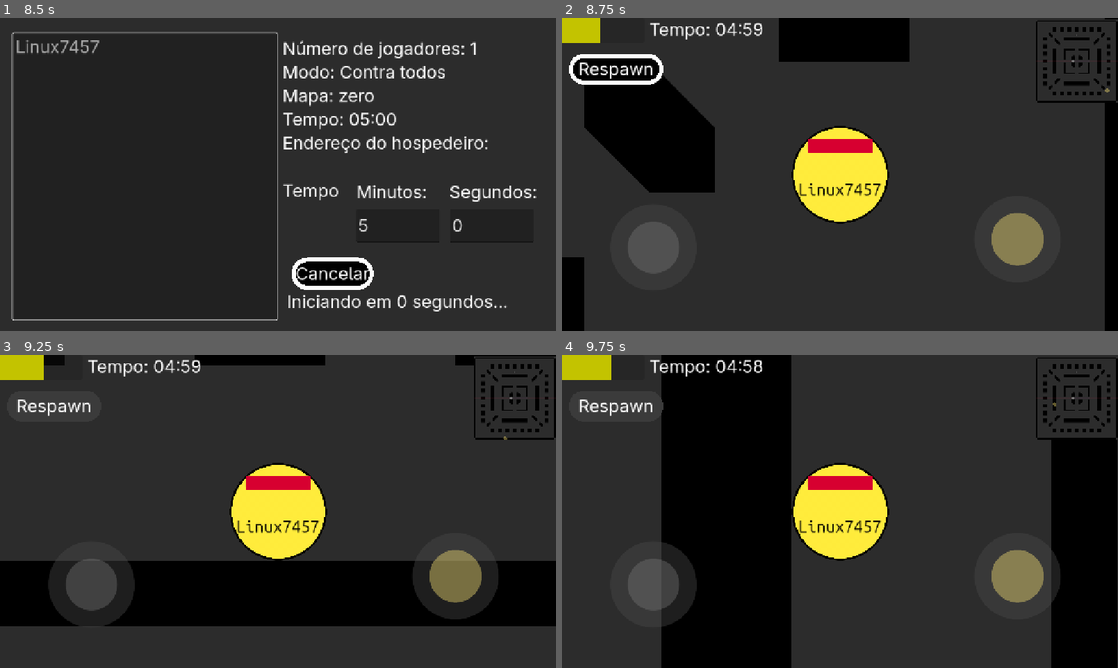
Above: before the commit, frames 1-4 (two rows, left to right).
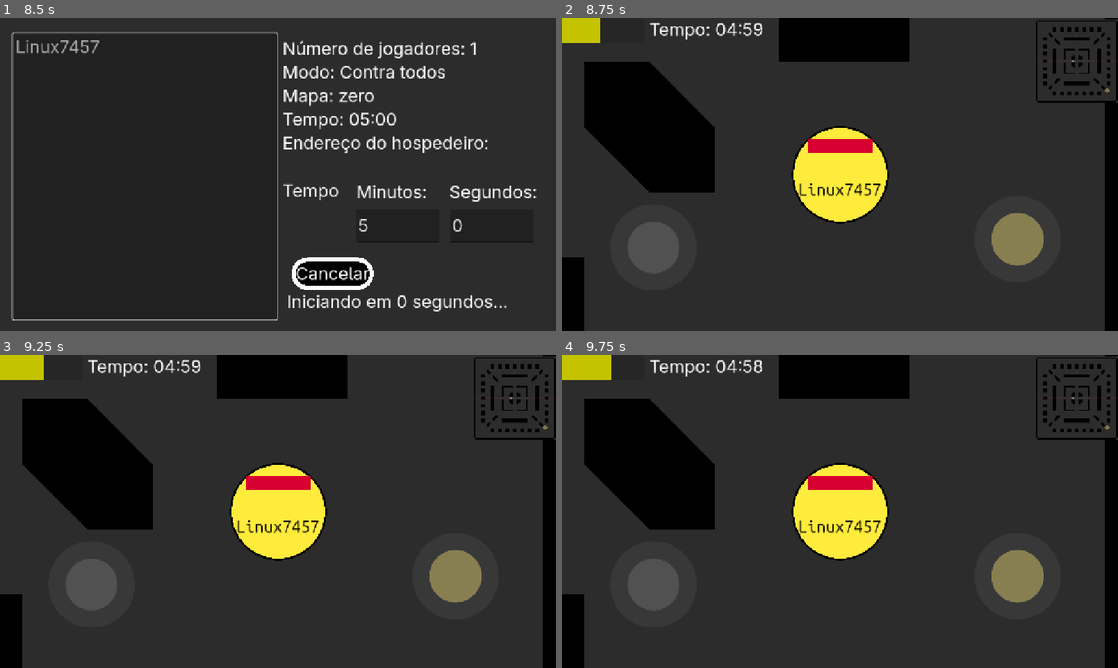
Above: after the commit, the same moments.

Repository: ruanv0/shots_circles
Game: Godot game, scene res://hub.tscn
The game is run twice, just before and just after one commit, with the same random seed, the same clock (stepped at 60 frames per second) and the same inputs.
Inputs (mouse positions are in pixels of both pictures, inside the frame that each line leads up to):
- Up to frame 1 (8.5 s): click (94, 293) at 0.52 s; type "12" at 0.6 s; click "Host" at 1.25 s; click "Iniciar" at 2 s; click "Cancelar" at 2.75 s; click "Iniciar" at 3.5 s; tap Enter at 4.25, 5.75, 7.25 s; move the mouse to (400, 158) at 4.27 s; click (400, 158) at 4.42 s; tap Space at 5, 6.5, 8 s; drag from (166, 190) to (250, 237) at 5.02 s; move the mouse to (333, 105) at 5.77 s; click (333, 105) at 5.92 s; drag from (250, 237) to (111, 127) at 6.52 s; move the mouse to (444, 221) at 7.27 s; click (444, 221) at 7.42 s; drag from (111, 127) to (194, 96) at 8.02 s
- Up to frame 2 (8.75 s): no input
- Up to frame 3 (9.25 s): click (55, 405) at 8.75 s, where only the run before the commit has a clickable "Respawn"
- Up to frame 4 (9.75 s): click (617, 405) at 9.5 s, where only the run before the commit has a clickable "Respawn"

Frame 1 is identical in both runs. In frame 2, 1.0% of the frame differs, in the area x 1-19%, y 11-22%; in frame 3, 30%; in frame 4, 35%, in the area x 0-100%, y 0-100%.
Error in both runs: Out of bounds get index '1' (on base: 'PackedStringArray') (res://hub.gd:19)

Commit message:
2025.07.03.0

Diff:
--- a/bala.gd
+++ b/bala.gd
@@ -50,7 +50,7 @@
 
 
 func _on_area_2d_body_entered(body) -> void:
-	if body.name == "TileMap":
+	if body.name == "TileMapLayer":
 		if rotation >= 0 and rotation <= PI / 2:
 			goto.x *= -1
 		elif rotation >= PI / 2 and rotation <= PI:
@@ -64,7 +64,7 @@
 
 
 func _on_area_2d_2_body_entered(body) -> void:
-	if body.name == "TileMap":
+	if body.name == "TileMapLayer":
 		if rotation >= 0 and rotation <= PI / 2:
 			goto.y *= -1
 		elif rotation >= PI / 2 and rotation <= PI:
--- a/character.gd
+++ b/character.gd
@@ -138,20 +138,20 @@
 			for i in $"../".kills:
 				$players_list.add_item(i[0])
 				$kills_list.add_item(str(i[1]))
-			$players_list.visible = 1
-			$kills_list.visible = 1
-			$fundo.visible = 1
-			$renascer.visible = 1
+			$players_list.visible = true
+			$kills_list.visible = true
+			$fundo.visible = true
+			$renascer.visible = true
 			$renascer/timer.start()
 			$camera.zoom = Vector2(0.5, 0.5)
-			$joystick_atirar.visible = 0
+			$joystick_atirar.visible = false
 			$joystick_andar.position = Vector2(-220, 694)
 			$joystick_andar.scale = Vector2(1.4, 1.4)
 		$collision_shape.set_deferred("disabled", 1)
-		$circulo.visible = 0
-		$arma.visible = 0
-		$saude.visible = 0
-		$name.visible = 0
+		$circulo.visible = false
+		$arma.visible = false
+		$saude.visible = false
+		$name.visible = false
 
 
 @rpc("call_local")
@@ -165,22 +165,22 @@
 func terminar() -> void:
 	$collision_shape.set_deferred("disabled", 1)
 	if is_multiplayer_authority():
-		$players_list.visible = 1
-		$kills_list.visible = 1
+		$players_list.visible = true
+		$kills_list.visible = true
 		$players_list.clear()
 		$kills_list.clear()
 		$"..".sort_kills()
 		for i in $"..".kills:
 			$players_list.add_item(i[0])
 			$kills_list.add_item(str(i[1]))
-		$fundo.visible = 1
+		$fundo.visible = true
 		$camera.zoom = Vector2(0.5, 0.5)
-		$joystick_atirar.visible = 0
+		$joystick_atirar.visible = false
 		$joystick_andar.position = Vector2(-220, 694)
 		$joystick_andar.scale = Vector2(1.4, 1.4)
-		$terminando.visible = 1
+		$terminando.visible = true
 		$terminando/finish_timer.start()
-		$tempo.visible = 0
+		$tempo.visible = false
 		$mapa.visible = false
 		$Button.visible = false
 
@@ -203,8 +203,3 @@
 	# O host tem id 1
 	if multiplayer.get_unique_id() == 1:
 		terminar_.rpc()
-
-
-func _on_button_pressed() -> void:
-	global_position = $"..".spawn_point()
-	print(global_position)
--- a/character.tscn
+++ b/character.tscn
@@ -68,15 +68,6 @@
 metadata/cor = 0
 metadata/user_name = ""
 
-[node name="Button" type="Button" parent="."]
-visible = false
-offset_left = 15.0
-offset_top = 81.0
-offset_right = 233.0
-offset_bottom = 150.0
-theme = ExtResource("10_jb3kq")
-text = "Respawn"
-
 [node name="circulo" type="Sprite2D" parent="."]
 position = Vector2(640, 360)
 scale = Vector2(0.25, 0.25)
@@ -221,7 +212,6 @@
 scale = Vector2(0.1, 0.1)
 texture = ExtResource("12_bwfjh")
 
-[connection signal="pressed" from="Button" to="." method="_on_button_pressed"]
 [connection signal="timeout" from="timer0" to="." method="_on_timer_0_timeout"]
 [connection signal="timeout" from="renascer/timer" to="renascer" method="_on_timer_timeout"]
 [connection signal="timeout" from="terminando/finish_timer" to="." method="_on_finish_timer_timeout"]
--- a/zero.tscn
+++ b/zero.tscn
@@ -36,7 +36,11 @@
 	for point_index in range(0, len(spawnpoints_used), 1):
 		if spawnpoints_used[point_index] == false:
 			not_used_spawn_indexes.append(point_index)
-	var spawn_index = not_used_spawn_indexes.pick_random()
+	var spawn_index: int
+	if len(spawnpoints_used) > 0:
+		spawn_index = not_used_spawn_indexes.pick_random()
+	elif len(spawnpoints_used) == 0:
+		spawn_index = randi() % len(spawnpoints)
 	spawnpoints_used[spawn_index] = true
 	$spawnpoints.get_node(\"timer\" + str(spawn_index)).start()
 	return spawnpoints[spawn_index]
